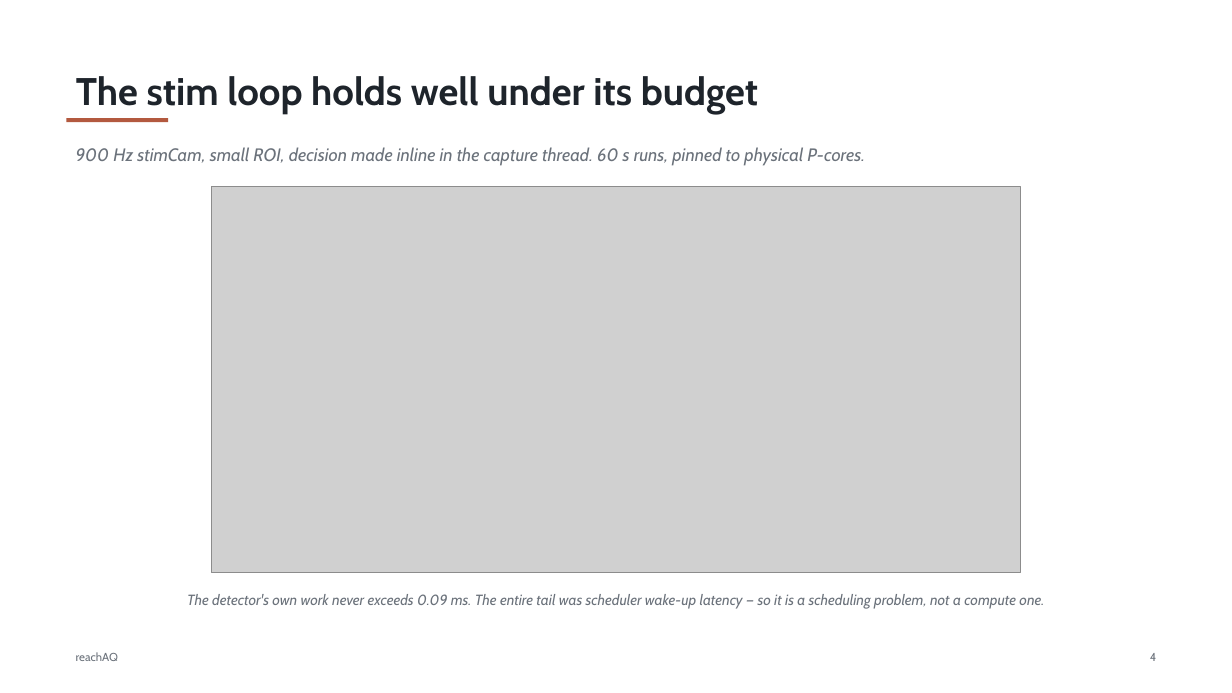
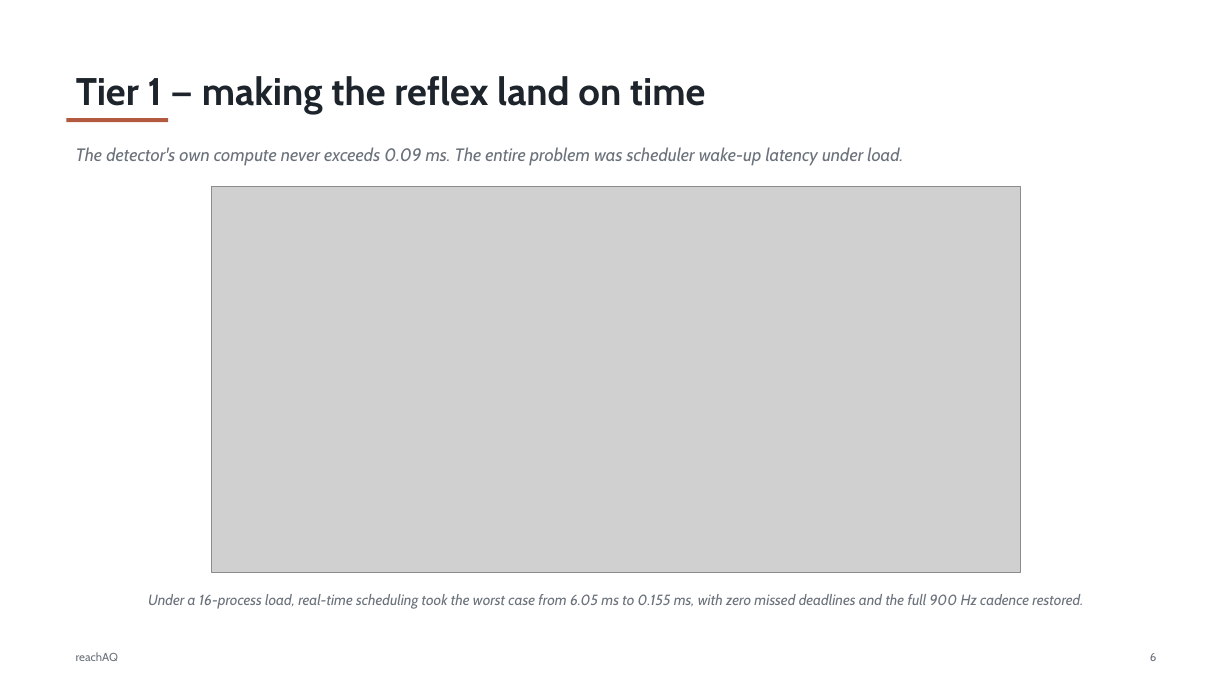
Before and after one commit to Cerebellum-Lab/reachAQ, a slide deck: slide 6 of docs/presentation/reachAQ-overview.pptx (slide 4 before the commit). Drawn at 1232x693 pixels with LibreOffice and Linux fonts; fonts in the diff are those of the drawing; grey boxes stand for pictures. Boxes give left, top, right and bottom in pixels: in the first picture for what was removed or moved away, otherwise in the second. Text is boxed around its words. In the diff, an @@ line names an element or a change of style, - is before the commit and + after.

Commit message:
docs(presentation): make live inference speed the centre of the deck
Five slides on how the pose tier got fast, because that is what enables a
machine-vision closed loop alongside the ROI reflex, and it is the part a
technical audience will actually want.

The optimisation chart colours by status rather than by result, so the
three categories stay legible: adopted and always on (the decode rewrite,
6.565 to 2.675 ms), gated behind a backend or config flag (partial batch,
54.8 to 25.3 ms, torch engine only), and measured but deliberately not
adopted (the mobile-class backbone at about 8x, rejected because its
confidence does not predict accuracy and would break the 3D gate).

Also adds the budget that makes the numbers mean something, the two-tier
split the whole approach rests on, the backpressure and freshness-drain
properties that make a sub-camera-rate pose tier safe rather than
hazardous, and the runtimes that were benchmarked and declined.

```diff
--- a/docs/presentation/reachAQ-overview.pptx
+++ b/docs/presentation/reachAQ-overview.pptx
@@ title at <box>76,76,706,114</box>: text changed @@
-The stim loop holds well under its budget
+Tier 1 — making the reflex land on time
@@ text at <box>76,147,903,166</box>: text changed @@
-900 Hz stimCam, small ROI, decision made inline in the capture thread. 60 s runs, pinned to physical P-cores.
+The detector's own compute never exceeds 0.09 ms. The entire problem was scheduler wake-up latency under load.
@@ text at <box>148,594,1083,609</box>: text changed @@
-The detector's own work never exceeds 0.09 ms. The entire tail was scheduler wake-up latency — so it is a scheduling problem, not a compute one.
+Under a 16-process load, real-time scheduling took the worst case from 6.05 ms to 0.155 ms, with zero missed deadlines and the full 900 Hz cadence restored.
@@ text at <box>1150,653,1157,661</box>: text changed @@
-4
+6
```
Also in this commit, not shown: 6 other slides changed, 5 slides added, 3 other files.
